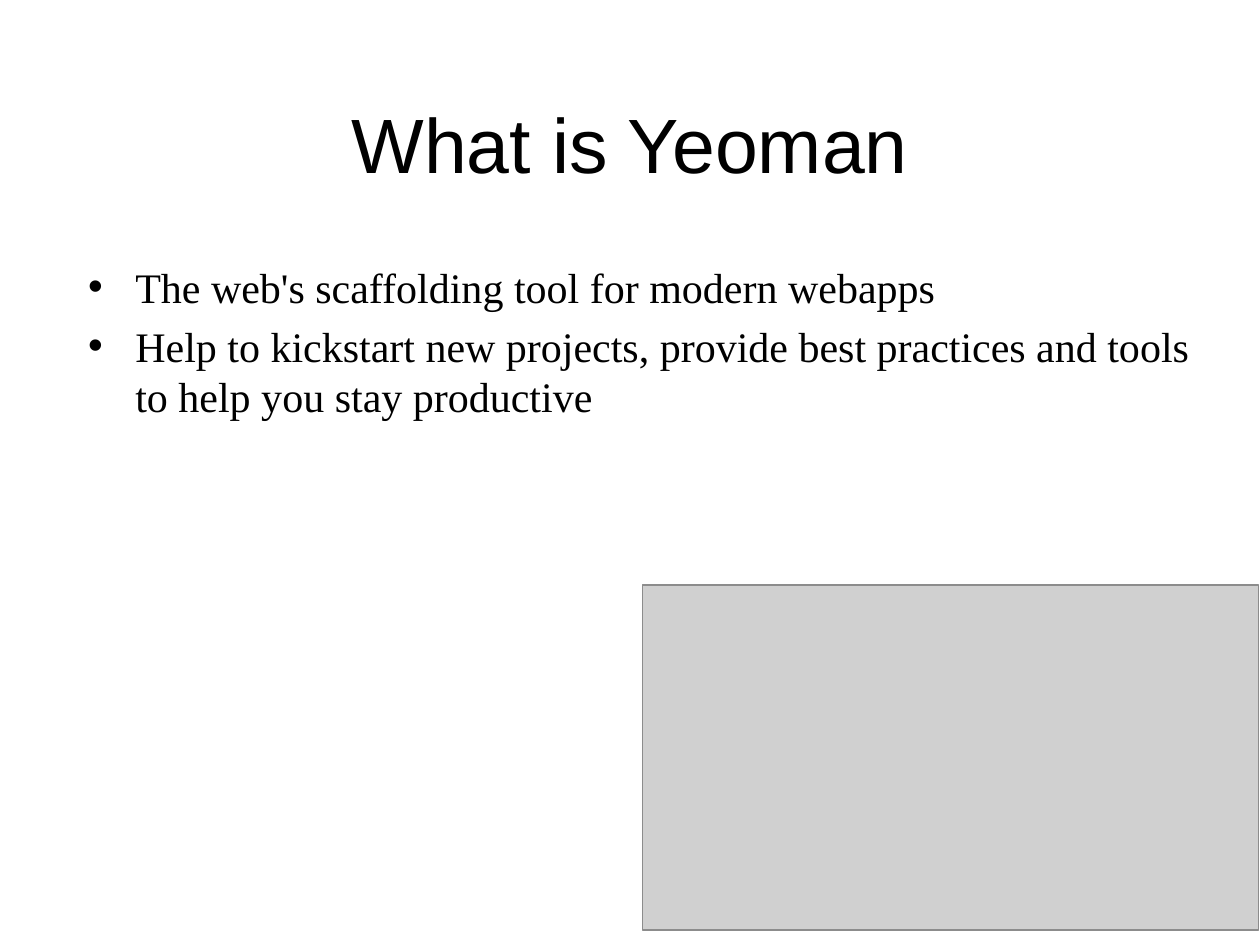
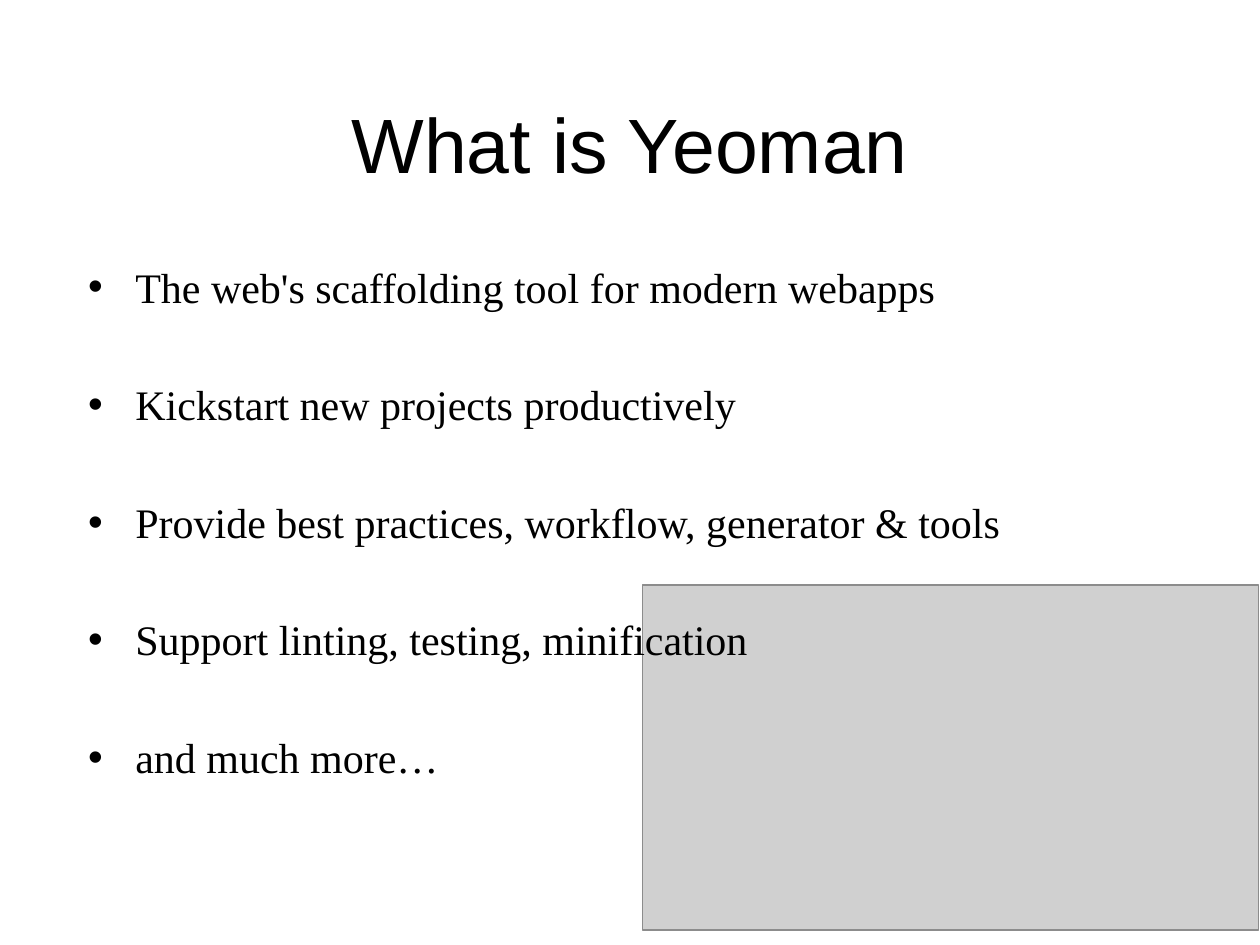
Before and after one commit to sonvq-qsoftvn/angularjs-training, a slide deck: slide 2 of QS_Training_AngularJS_Yeoman, Grunt, Gulp - SonVQ.pptx. Drawn at 1260x945 pixels with LibreOffice and Linux fonts; fonts in the diff are those of the drawing; grey boxes stand for pictures; background and template pictures are left out. Boxes give left, top, right and bottom in pixels: in the first picture for what was removed or moved away, otherwise in the second. Text is boxed around its words. In the diff, an @@ line names an element or a change of style, - is before the commit and + after.

```diff
--- a/QS_Training_AngularJS_Yeoman, Grunt, Gulp - SonVQ.pptx
+++ b/QS_Training_AngularJS_Yeoman, Grunt, Gulp - SonVQ.pptx
@@ text at [135, 391, 1000, 774]: text changed @@
-• Help to kickstart new projects, provide best practices and tools to help you stay productive
+• Kickstart new projects productively
+• Provide best practices, workflow, generator & tools
+• Support linting, testing, minification
+• and much more…
```
Also in this commit, not shown: 2 slides added, 1 slide removed, 26 other files.
